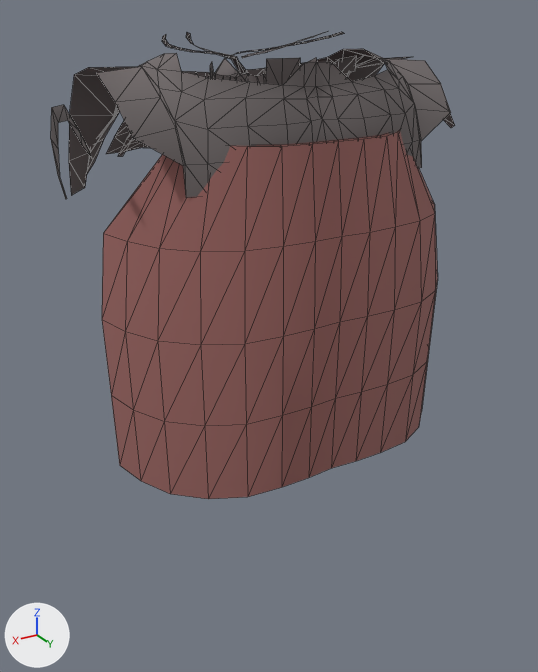
One commit to the glTF model assets/models/outfits/wear/ember_mantle_peasant_female.gltf: the scene before it, then after it.
Both versions are drawn from a 50 mm camera at (0.37, 0.674, 1.549) aimed at (0.022, 0.093, 1.259). The lights are fixed; the arrows at lower left show +X, +Y and +Z. The first picture is the older version. Mesh edges are drawn as thin lines. Vertices at exactly the same position are counted once.

Names of what the first picture shows: 'ember_mantle_peasant_female'.
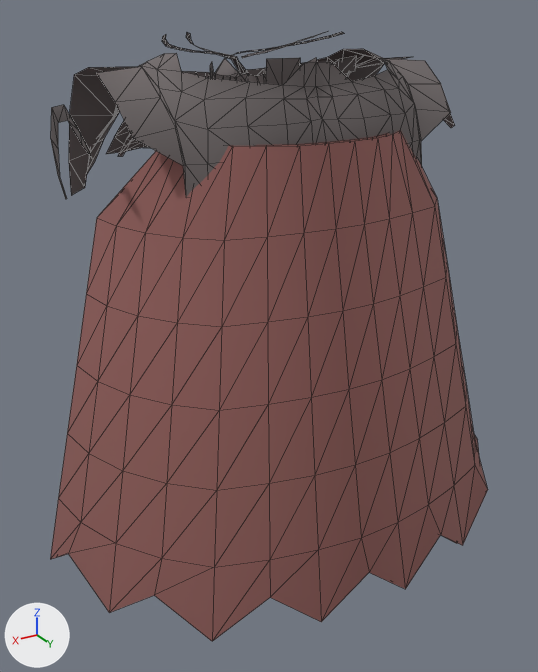
What differs and where, as boxes (x1, y1, x2, y2) in the pictures (538 x 672 px):
'ember_mantle_peasant_female', reshaped (8% wider, 30% taller)
    before: (51, 32, 455, 499)
    after: (50, 32, 488, 641)
part 1 of me_ember_mantle_peasant_female, rebuilt (mostly hidden afterwards)
    before: (102, 130, 438, 499)
    after: (256, 133, 456, 543)
part 2 of me_ember_mantle_peasant_female, rebuilt (mostly hidden before)
    before: (256, 132, 389, 146)
    after: (50, 130, 488, 641)

What the commit changed:
me_ember_mantle_peasant_female is used by ob_ember_mantle_peasant_female; location (0.0, 0.0, 0.0).
me_ember_mantle_peasant_female had 553 vertices, 713 faces and spanned x -0.193..0.193, y -0.093..0.181, z 1.144..1.536.
me_ember_mantle_peasant_female now has 627 vertices, 849 faces and spans x -0.251..0.251, y -0.093..0.268, z 1.055..1.536.
me_ember_mantle_peasant_female part 1: the loose piece of 75 vertices spanning x -0.179..0.179, y 0.055..0.181, z 1.144..1.455 is rebuilt with 112 vertices and now spans x -0.245..0.245, y 0.049..0.262, z 1.055..1.455.
me_ember_mantle_peasant_female part 2: the loose piece of 75 vertices spanning x -0.173..0.173, y 0.054..0.176, z 1.144..1.455 is rebuilt with 112 vertices and now spans x -0.251..0.251, y 0.049..0.268, z 1.055..1.455.
